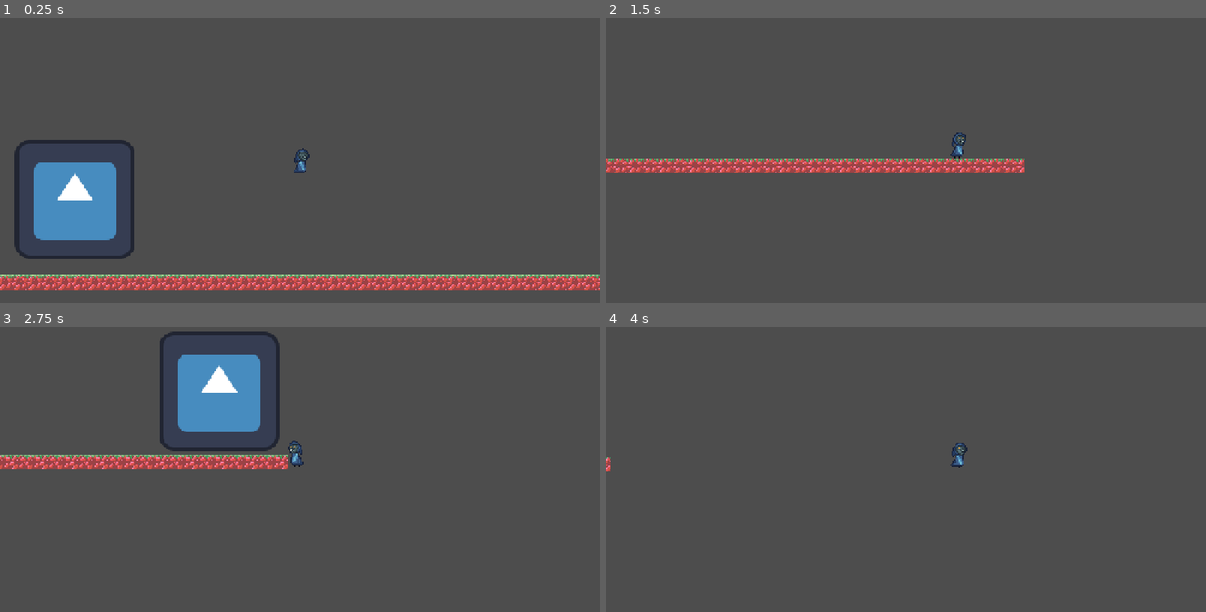
Above: before the commit, frames 1-4 (two rows, left to right).
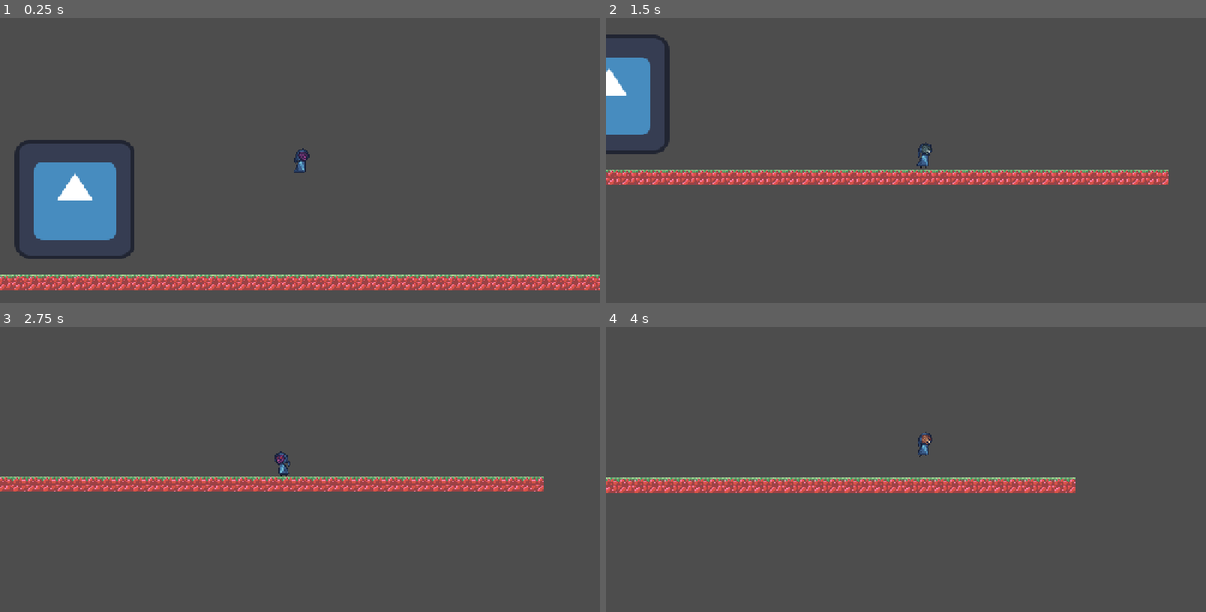
Above: after the commit, the same moments.

Repository: Viikuu/MaskGame
Game: Godot game, scene res://scenes/main.tscn
Two runs of this game, one before a commit and one after it. Both use one fixed random seed, a clock stepped at 60 frames per second and the inputs below. The engine's default icon, where the game draws it, is replaced by a stand-in: a white triangle on a blue panel in a dark square.
Inputs:
- Up to frame 1 (0.25 s): no input
- Up to frame 2 (1.5 s): tap Enter (interact) at 0.5, 1.35 s; hold Right (move_right) from 0.53 s (still down); tap Space (jump) at 0.6, 0.77, 1.07 s
- Up to frame 3 (2.75 s): tap Space (jump) at 1.52, 1.55, 1.82, 2.3 s; release Right (move_right) at 2.03 s; hold Left (move_left) from 2.03 s (still down); tap M (mask_future) at 2.1 s
- Up to frame 4 (4 s): release Left (move_left) at 2.78 s; hold Right (move_right) from 2.78 s (still down); tap N (mask_now) at 2.85 s; tap Space (jump) at 3.02, 3.05, 3.32, 3.77, 3.8 s; tap B (mask_past) at 3.6 s

The runs differ from the first frame. In frame 1, less than 0.1% of the frame differs, in the area x 49-52%, y 46-54%; in frame 2, 10%; in frame 3, 12%, in the area x 0-91%, y 1-58%; in frame 4, 4.6%.

Commit message:
animate josh and switch his appearance

Diff:
--- a/scenes/player.tscn
+++ b/scenes/player.tscn
@@ -1,17 +1,191 @@
-[gd_scene load_steps=7 format=3 uid="uid://bt3loh5cols1i"]
+[gd_scene load_steps=30 format=3 uid="uid://bt3loh5cols1i"]
 
 [ext_resource type="Script" uid="uid://dckrhc5heh0nw" path="res://scripts/player.gd" id="1_tuyoq"]
-[ext_resource type="Texture2D" uid="uid://c166n1lyxdge2" path="res://art_me/Dżoszuła.png" id="2_g2els"]
+[ext_resource type="Texture2D" uid="uid://ffks0n7yluwy" path="res://art_me/Character/Dżoszuła_Fall_Przeszłość.png" id="2_f1ej7"]
+[ext_resource type="Texture2D" uid="uid://dpk6vbjxtl5kf" path="res://art_me/Character/Dżoszuła_Fall_Teraz.png" id="2_tuyoq"]
+[ext_resource type="Texture2D" uid="uid://g7xsbtdc3fdh" path="res://art_me/Character/Dżoszuła_Idle_Terz.png" id="3_fjrip"]
+[ext_resource type="Texture2D" uid="uid://cyso1s4jaciq6" path="res://art_me/Character/Dżoszuła_Fall_Przyszłość.png" id="4_oprun"]
+[ext_resource type="Texture2D" uid="uid://b6obm4g4j6ylu" path="res://art_me/Character/Dżoszuła_Jump_Teraz.png" id="4_smehm"]
+[ext_resource type="Texture2D" uid="uid://dj045qu6vrsvd" path="res://art_me/Character/Dżoszuła_Idle_Przeszłość.png" id="5_a8ls1"]
 [ext_resource type="PackedScene" uid="uid://b8os61ysb2ysd" path="res://scenes/mask_effect_bubble.tscn" id="5_qlg0r"]
+[ext_resource type="Texture2D" uid="uid://cxl3hhsrcpw5v" path="res://art_me/Character/Dżoszuła_Walk_Teraz.png" id="5_ur7pv"]
+[ext_resource type="Texture2D" uid="uid://c5j16ddi3byx8" path="res://art_me/Character/Dżoszuła_Idle_Przyszłość.png" id="7_qfm1y"]
+[ext_resource type="Texture2D" uid="uid://bbjsijyr7ok8e" path="res://art_me/Character/Dżoszuła_Jump_Przeszłość.png" id="8_fulsm"]
+[ext_resource type="Texture2D" uid="uid://divduvioglie2" path="res://art_me/Character/Dżoszuła_Jump_Przyszłość.png" id="10_4r5pv"]
+[ext_resource type="Texture2D" uid="uid://bhadatp2c2l17" path="res://art_me/Character/Dżoszuła_Walk_Przeszłość.png" id="11_60mlk"]
+[ext_resource type="Texture2D" uid="uid://c3r61vrl0ppx6" path="res://art_me/Character/Dżoszuła_Walk_Przyszłość.png" id="13_i4ail"]
+
+[sub_resource type="AtlasTexture" id="AtlasTexture_a38lo"]
+atlas = ExtResource("11_60mlk")
+region = Rect2(0, 0, 32, 32)
+
+[sub_resource type="AtlasTexture" id="AtlasTexture_4ni07"]
+atlas = ExtResource("11_60mlk")
+region = Rect2(32, 0, 32, 32)
+
+[sub_resource type="AtlasTexture" id="AtlasTexture_l71n6"]
+atlas = ExtResource("11_60mlk")
+region = Rect2(64, 0, 32, 32)
+
+[sub_resource type="AtlasTexture" id="AtlasTexture_ke2ow"]
+atlas = ExtResource("11_60mlk")
+region = Rect2(96, 0, 32, 32)
+
+[sub_resource type="AtlasTexture" id="AtlasTexture_y4r1p"]
+atlas = ExtResource("5_ur7pv")
+region = Rect2(0, 0, 32, 32)
+
+[sub_resource type="AtlasTexture" id="AtlasTexture_d2wvv"]
+atlas = ExtResource("5_ur7pv")
+region = Rect2(32, 0, 32, 32)
+
+[sub_resource type="AtlasTexture" id="AtlasTexture_3v2ag"]
+atlas = ExtResource("5_ur7pv")
+region = Rect2(64, 0, 32, 32)
+
+[sub_resource type="AtlasTexture" id="AtlasTexture_jej6c"]
+atlas = ExtResource("5_ur7pv")
+region = Rect2(96, 0, 32, 32)
+
+[sub_resource type="AtlasTexture" id="AtlasTexture_ujl30"]
+atlas = ExtResource("13_i4ail")
+region = Rect2(0, 0, 32, 32)
+
+[sub_resource type="AtlasTexture" id="AtlasTexture_31cv2"]
+atlas = ExtResource("13_i4ail")
+region = Rect2(32, 0, 32, 32)
+
+[sub_resource type="AtlasTexture" id="AtlasTexture_pf23h"]
+atlas = ExtResource("13_i4ail")
+region = Rect2(64, 0, 32, 32)
+
+[sub_resource type="AtlasTexture" id="AtlasTexture_dt7fs"]
+atlas = ExtResource("13_i4ail")
+region = Rect2(96, 0, 32, 32)
 
 [sub_resource type="SpriteFrames" id="SpriteFrames_sh265"]
 animations = [{
 "frames": [{
 "duration": 1.0,
-"texture": ExtResource("2_g2els")
-}],
-"loop": true,
-"name": &"walk",
+"texture": ExtResource("2_f1ej7")
+}],
+"loop": true,
+"name": &"fall_0",
+"speed": 5.0
+}, {
+"frames": [{
+"duration": 1.0,
+"texture": ExtResource("2_tuyoq")
+}],
+"loop": true,
+"name": &"fall_1",
+"speed": 5.0
+}, {
+"frames": [{
+"duration": 1.0,
+"texture": ExtResource("4_oprun")
+}],
+"loop": true,
+"name": &"fall_2",
+"speed": 5.0
+}, {
+"frames": [{
+"duration": 1.0,
+"texture": ExtResource("5_a8ls1")
+}],
+"loop": true,
+"name": &"idle_0",
+"speed": 5.0
+}, {
+"frames": [{
+"duration": 1.0,
+"texture": ExtResource("3_fjrip")
+}],
+"loop": true,
+"name": &"idle_1",
+"speed": 5.0
+}, {
+"frames": [{
+"duration": 1.0,
+"texture": ExtResource("7_qfm1y")
+}],
+"loop": true,
+"name": &"idle_2",
+"speed": 5.0
+}, {
+"frames": [{
+"duration": 1.0,
+"texture": ExtResource("8_fulsm")
+}],
+"loop": true,
+"name": &"jump_0",
+"speed": 5.0
+}, {
+"frames": [{
+"duration": 1.0,
+"texture": ExtResource("4_smehm")
+}],
+"loop": true,
+"name": &"jump_1",
+"speed": 5.0
+}, {
+"frames": [{
+"duration": 1.0,
+"texture": ExtResource("10_4r5pv")
+}],
+"loop": true,
+"name": &"jump_2",
+"speed": 5.0
+}, {
+"frames": [{
+"duration": 1.0,
+"texture": SubResource("AtlasTexture_a38lo")
+}, {
+"duration": 1.0,
+"texture": SubResource("AtlasTexture_4ni07")
+}, {
+"duration": 1.0,
+"texture": SubResource("AtlasTexture_l71n6")
+}, {
+"duration": 1.0,
+"texture": SubResource("AtlasTexture_ke2ow")
+}],
+"loop": true,
+"name": &"walk_0",
+"speed": 5.0
+}, {
+"frames": [{
+"duration": 1.0,
+"texture": SubResource("AtlasTexture_y4r1p")
+}, {
+"duration": 1.0,
+"texture": SubResource("AtlasTexture_d2wvv")
+}, {
+"duration": 1.0,
+"texture": SubResource("AtlasTexture_3v2ag")
+}, {
+"duration": 1.0,
+"texture": SubResource("AtlasTexture_jej6c")
+}],
+"loop": true,
+"name": &"walk_1",
+"speed": 5.0
+}, {
+"frames": [{
+"duration": 1.0,
+"texture": SubResource("AtlasTexture_ujl30")
+}, {
+"duration": 1.0,
+"texture": SubResource("AtlasTexture_31cv2")
+}, {
+"duration": 1.0,
+"texture": SubResource("AtlasTexture_pf23h")
+}, {
+"duration": 1.0,
+"texture": SubResource("AtlasTexture_dt7fs")
+}],
+"loop": true,
+"name": &"walk_2",
 "speed": 5.0
 }]
 
@@ -28,10 +202,10 @@
 floor_snap_length = 10.0
 script = ExtResource("1_tuyoq")
 
-[node name="PlayerSprite" type="AnimatedSprite2D" parent="."]
+[node name="Future" type="AnimatedSprite2D" parent="."]
 scale = Vector2(0.9918935, 1)
 sprite_frames = SubResource("SpriteFrames_sh265")
-animation = &"walk"
+animation = &"walk_2"
 
 [node name="WorldCollisions" type="CollisionShape2D" parent="."]
 shape = SubResource("CapsuleShape2D_dw050")
--- a/scripts/player.gd
+++ b/scripts/player.gd
@@ -5,16 +5,20 @@
 @export var max_hp = 10
 var hp = 10
 
-@onready var player_sprite: AnimatedSprite2D = $PlayerSprite
+@onready var player_sprite: AnimatedSprite2D = $Future
 
-const SPEED = 300.0
-const JUMP_VELOCITY = -100.0
+const SPEED = 100.0
+const JUMP_VELOCITY = -200.0
+const JUMP_DETECTION_THRESHOLD = 50
 
 var nearby_interactions: Array[Interactable] = []
 
 func _physics_process(delta: float) -> void:
 	_handle_movement(delta)
 	_handle_interactions_input()
+
+func _process(delta: float) -> void:
+	_play_movemement_animations()
 
 func _handle_movement(delta: float):
 	# Add the gravity.
@@ -59,3 +63,19 @@
 func _on_interaction_zone_area_exited(area: Area2D) -> void:
 	if area is Interactable:
 		nearby_interactions.erase(area)
+
+
+func _play_movemement_animations():
+	if not is_on_floor():
+		if velocity.y > 0 and player_sprite.animation.begins_with("fall"):
+			_play_animation("fall")
+		if velocity.y < 0 and player_sprite.animation.begins_with("jump"):
+			_play_animation("jump")
+	else:
+		if velocity.x != 0:
+			_play_animation("walk")
+		else:
+			_play_animation("idle")
+
+func _play_animation(animation):
+	player_sprite.play(animation + "_" + str(MaskManager.current_mask))
--- a/test_scenes/gelo_test.tscn
+++ b/test_scenes/gelo_test.tscn
@@ -75,9 +75,10 @@
 z_index = 1
 position = Vector2(475, 322)
 scale = Vector2(1.0299578, 1.0027562)
+max_hp = null
 
 [node name="Camera2D" type="Camera2D" parent="Player"]
-zoom = Vector2(2, 2)
+zoom = Vector2(4, 4)
 position_smoothing_enabled = true
 
 [node name="WorldLimiterLower" type="StaticBody2D" parent="."]
